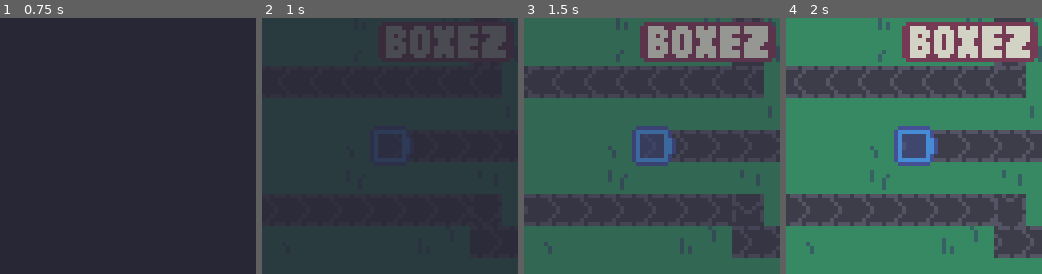
Above: before the commit, frames 1-4 (left to right).
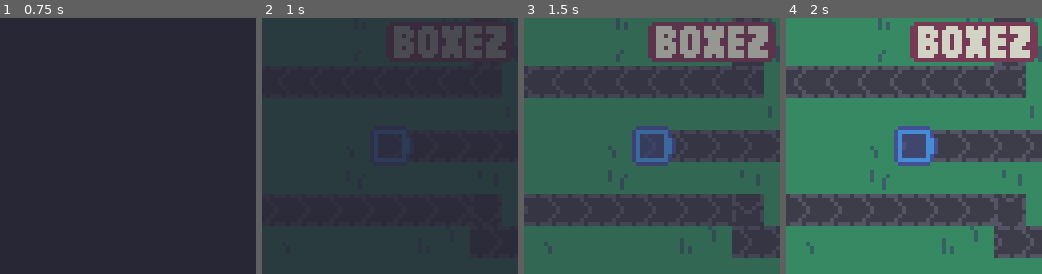
Above: after the commit, the same moments.

Repository: gheja/boxez
Game: Godot game, scene res://scenes/load_screen.tscn
Same seed, same stepped clock (60 frames per second), same inputs: the game is played once before the commit and once after it.
Inputs (mouse positions are in pixels of both pictures, inside the frame that each line leads up to):
- Up to frame 1 (0.75 s): tap Enter at 0.5 s; move the mouse to (184, 133) at 0.52 s; hold Right (ui_right) from 0.53 s (still down); click (184, 133) at 0.67 s
- Up to frame 2 (1 s): keep holding Right (ui_right)
- Up to frame 3 (1.5 s): move the mouse to (600, 158) at 1.27 s; release Right (ui_right) at 1.28 s; hold Down (ui_down) from 1.28 s (still down)
- Up to frame 4 (2 s): keep holding Down (ui_down)

Frame 1 is identical in both runs. In frame 2, 2.8% of the frame differs, in the area x 48-91%, y 3-16%; in frame 3, 3.3%, in the area x 45-91%, y 1-18%; in frame 4, 3.3%.

Commit message:
Updated the logo a bit

Diff:
--- a/src/scenes/menu_overlay.tscn
+++ b/src/scenes/menu_overlay.tscn
@@ -4,21 +4,6 @@
 [ext_resource type="Script" path="res://scenes/menu_overlay.gd" id="2_lu32o"]
 [ext_resource type="Texture2D" uid="uid://d0ajx5sgvm20w" path="res://assets/graphics/logo.png" id="3_466x8"]
 [ext_resource type="Texture2D" uid="uid://lbkmuwy2vwns" path="res://assets/graphics/logo2.png" id="4_waw3x"]
-
-[sub_resource type="Animation" id="Animation_7e2hn"]
-resource_name = "idle"
-tracks/0/type = "value"
-tracks/0/imported = false
-tracks/0/enabled = true
-tracks/0/path = NodePath("CanvasLayer/ColorRect:modulate")
-tracks/0/interp = 1
-tracks/0/loop_wrap = true
-tracks/0/keys = {
-"times": PackedFloat32Array(0),
-"transitions": PackedFloat32Array(1),
-"update": 0,
-"values": [Color(1, 1, 1, 0)]
-}
 
 [sub_resource type="Animation" id="Animation_7exst"]
 resource_name = "default"
@@ -36,10 +21,40 @@
 "values": [Color(1, 1, 1, 1), Color(1, 1, 1, 1), Color(1, 1, 1, 0)]
 }
 
+[sub_resource type="Animation" id="Animation_7e2hn"]
+resource_name = "idle"
+tracks/0/type = "value"
+tracks/0/imported = false
+tracks/0/enabled = true
+tracks/0/path = NodePath("CanvasLayer/ColorRect:modulate")
+tracks/0/interp = 1
+tracks/0/loop_wrap = true
+tracks/0/keys = {
+"times": PackedFloat32Array(0),
+"transitions": PackedFloat32Array(1),
+"update": 0,
+"values": [Color(1, 1, 1, 0)]
+}
+
 [sub_resource type="AnimationLibrary" id="AnimationLibrary_4ubnq"]
 _data = {
 "default": SubResource("Animation_7exst"),
 "idle": SubResource("Animation_7e2hn")
+}
+
+[sub_resource type="Animation" id="Animation_cei22"]
+resource_name = "hidden"
+tracks/0/type = "value"
+tracks/0/imported = false
+tracks/0/enabled = true
+tracks/0/path = NodePath("CanvasLayer/TextureRect:modulate")
+tracks/0/interp = 1
+tracks/0/loop_wrap = true
+tracks/0/keys = {
+"times": PackedFloat32Array(0),
+"transitions": PackedFloat32Array(1),
+"update": 0,
+"values": [Color(1, 1, 1, 0)]
 }
 
 [sub_resource type="Animation" id="Animation_oqjw0"]
@@ -73,21 +88,6 @@
 "values": [Color(1, 1, 1, 1), Color(1, 1, 1, 0)]
 }
 
-[sub_resource type="Animation" id="Animation_cei22"]
-resource_name = "hidden"
-tracks/0/type = "value"
-tracks/0/imported = false
-tracks/0/enabled = true
-tracks/0/path = NodePath("CanvasLayer/TextureRect:modulate")
-tracks/0/interp = 1
-tracks/0/loop_wrap = true
-tracks/0/keys = {
-"times": PackedFloat32Array(0),
-"transitions": PackedFloat32Array(1),
-"update": 0,
-"values": [Color(1, 1, 1, 0)]
-}
-
 [sub_resource type="AnimationLibrary" id="AnimationLibrary_3yjoa"]
 _data = {
 "hidden": SubResource("Animation_cei22"),
@@ -108,18 +108,18 @@
 [node name="CanvasLayer" type="CanvasLayer" parent="."]
 
 [node name="TextureRect" type="TextureRect" parent="CanvasLayer"]
-offset_left = 29.0
+offset_left = 31.0
 offset_top = 1.0
-offset_right = 63.0
+offset_right = 65.0
 offset_bottom = 11.0
 texture = ExtResource("3_466x8")
 stretch_mode = 2
 
 [node name="TextureRect2" type="TextureRect" parent="CanvasLayer"]
 modulate = Color(1, 1, 1, 0.376471)
-offset_left = 29.0
+offset_left = 31.0
 offset_top = 1.0
-offset_right = 63.0
+offset_right = 65.0
 offset_bottom = 11.0
 texture = ExtResource("4_waw3x")
 stretch_mode = 2
Binary file changed: src/assets/graphics/logo.png
Binary file changed: src/assets/graphics/logo2.png
Not shown: 1 places in src/scenes/menu_overlay.tscn that only renumber resources
Not shown, changed: asset_sources/logo.xcf
